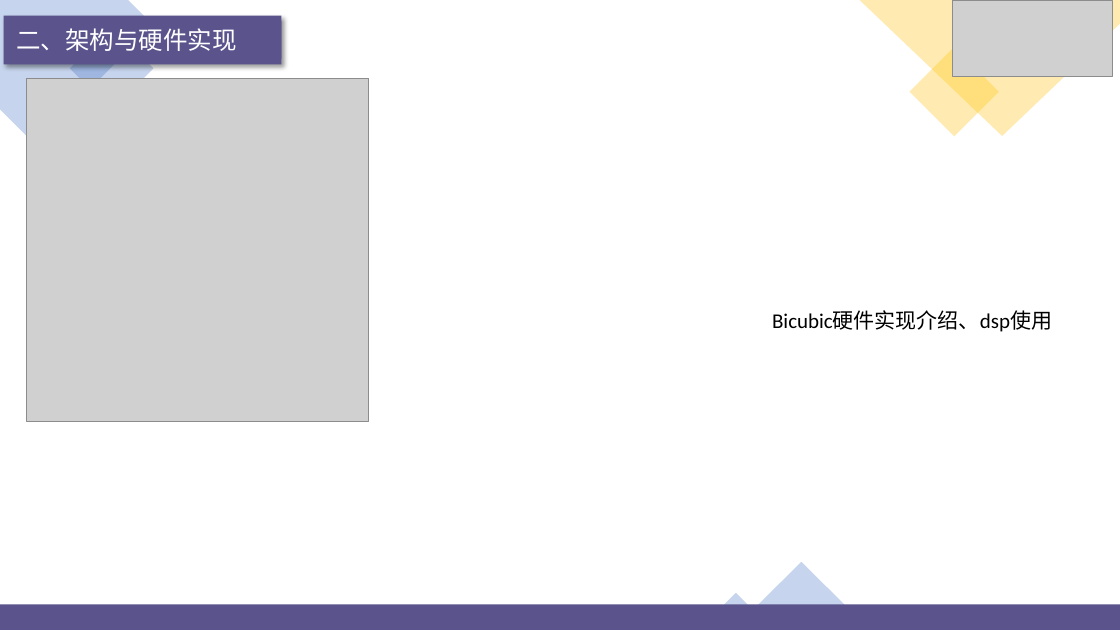
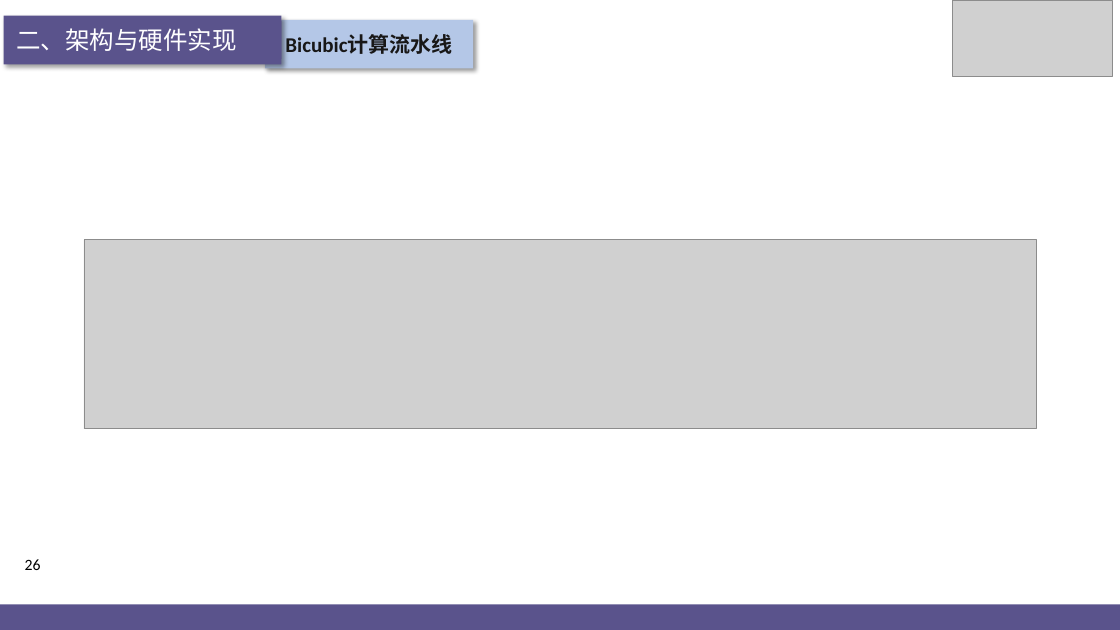
Before and after one commit to jjyy-Huang/LoG-UTE-RAISR-Doc, a slide deck: slide 26 of PPT.pptx (slide 24 before the commit). Drawn at 1120x630 pixels with LibreOffice and Linux fonts; fonts in the diff are those of the drawing; grey boxes stand for pictures; background and template pictures are left out. Boxes give left, top, right and bottom in pixels: in the first picture for what was removed or moved away, otherwise in the second. Text is boxed around its words. In the diff, an @@ line names an element or a change of style, - is before the commit and + after.

Commit message:
fix ppt

```diff
--- a/PPT.pptx
+++ b/PPT.pptx
@@ freeform shape removed at [0, 0, 154, 144] @@
@@ rectangle removed at [70, 26, 154, 111] @@
@@ rectangle added at [266, 20, 474, 69], fill #B4C7E7, 18 pt, text #181717, bold @@
+Bicubic计算流水线
@@ freeform shape removed at [860, 0, 1120, 136] @@
@@ rectangle removed at [909, 47, 999, 137] @@
@@ picture removed at [26, 78, 369, 421] @@
@@ picture added at [84, 239, 1036, 429] @@
@@ text removed at [772, 310, 1052, 332] @@
-Bicubic硬件实现介绍、dsp使用
@@ page number added at [25, 559, 41, 570], 13.5 pt, text #000000 @@
+26
@@ triangle removed at [733, 562, 870, 630] @@
@@ triangle removed at [699, 593, 774, 630] @@
```
Also in this commit, not shown: 1 other slide changed, 6 slides added, 2 other files.
